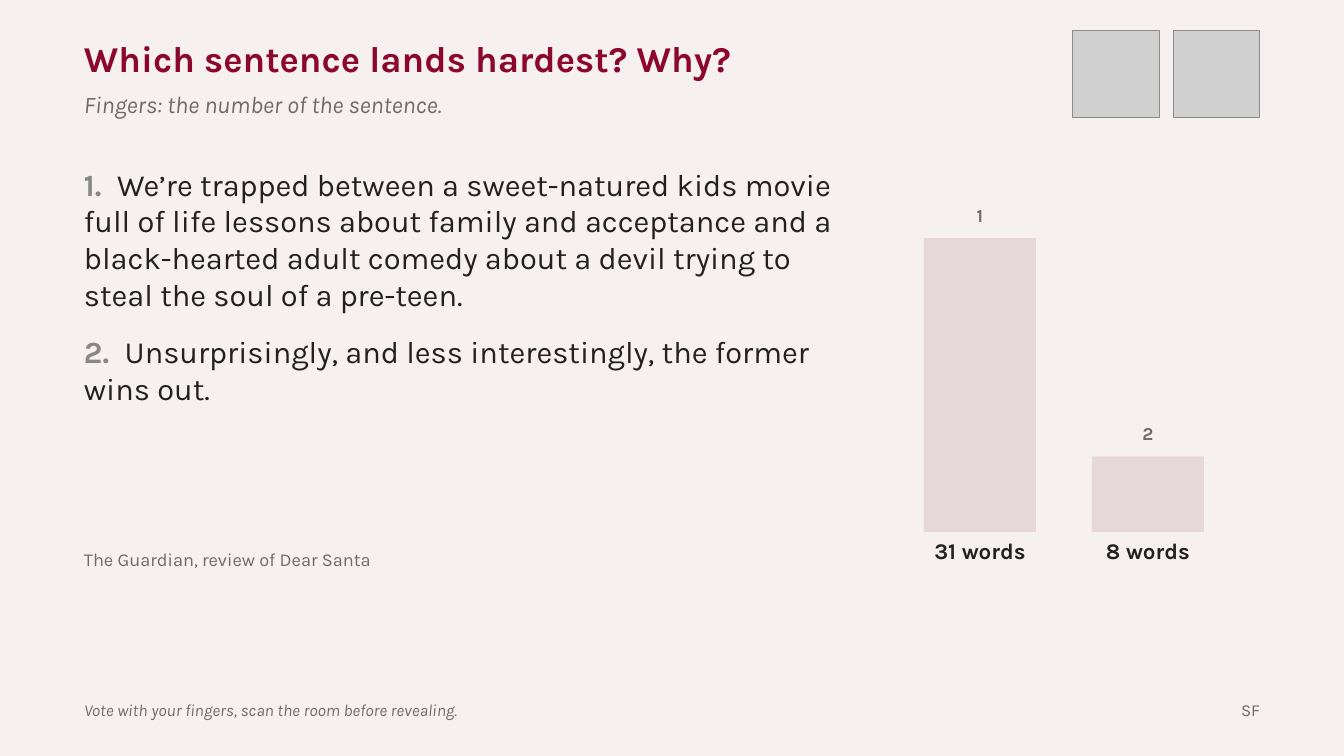
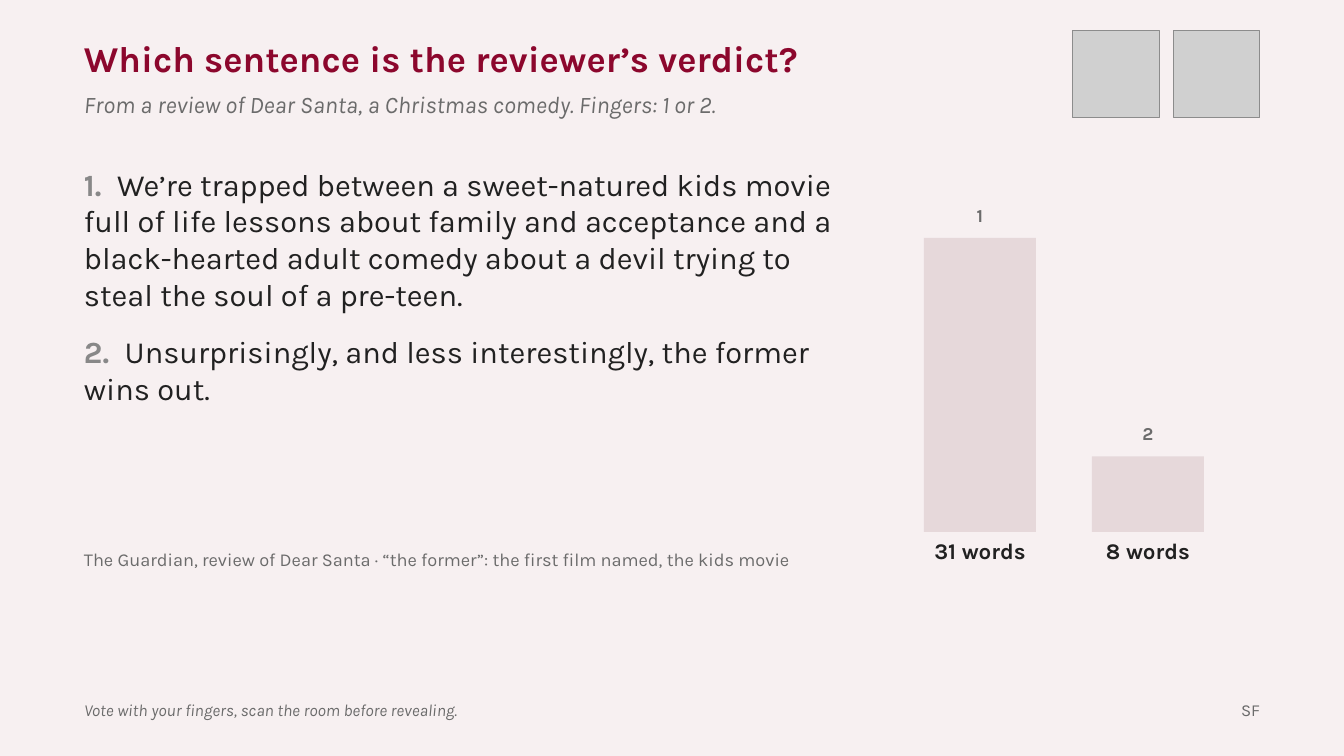
Before and after one commit to liaminhawai-cmd/Bone-Sparrow, a slide deck: slide 10 of SentenceFluencyDeck.pptx. Drawn at 1344x756 pixels with LibreOffice and Linux fonts; fonts in the diff are those of the drawing; grey boxes stand for pictures. Boxes give left, top, right and bottom in pixels: in the first picture for what was removed or moved away, otherwise in the second. Text is boxed around its words. In the diff, an @@ line names an element or a change of style, - is before the commit and + after.

```diff
--- a/SentenceFluencyDeck.pptx
+++ b/SentenceFluencyDeck.pptx
@@ text at [84, 46, 797, 73]: text changed @@
-Which sentence lands hardest? Why?
+Which sentence is the reviewer’s verdict?
@@ text at [84, 96, 715, 119]: text changed @@
-Fingers: the number of the sentence.
+From a review of Dear Santa, a Christmas comedy. Fingers: 1 or 2.
@@ text at [84, 553, 789, 568]: text changed @@
-The Guardian, review of Dear Santa
+The Guardian, review of Dear Santa · “the former”: the first film named, the kids movie
```
Also in this commit, not shown: 1 other slide changed, 3 other files.
